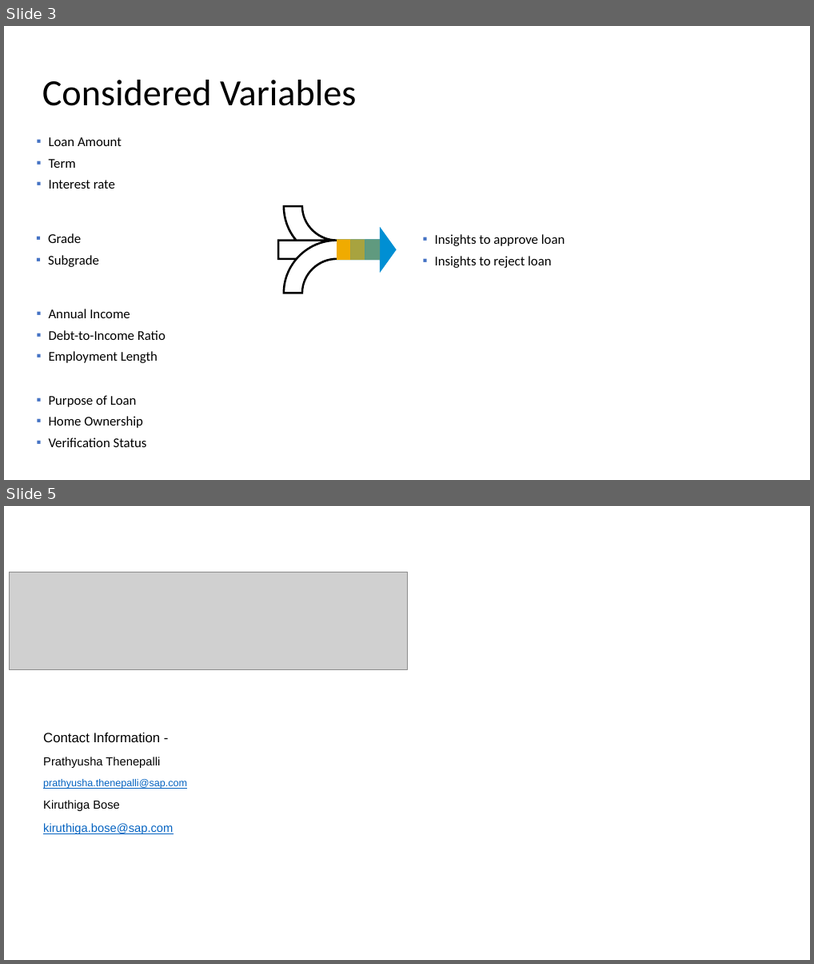
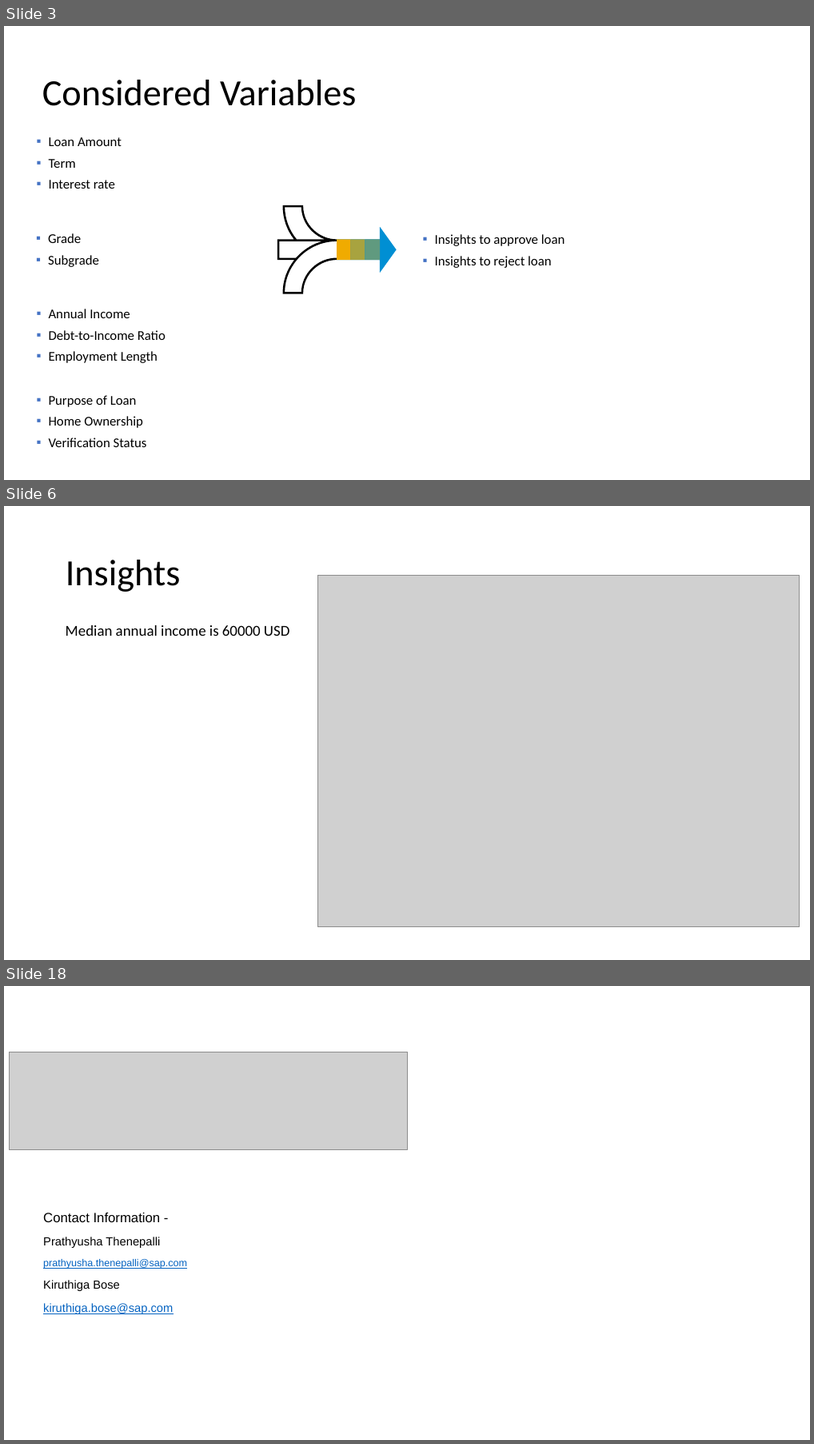
Before and after one commit to KBinSAP/LendingClub, a slide deck: Lending_Club_Case_Study.pptx. Shown one above the other, each under a label of ours: slides 3 and 5 before the commit, slides 3, 6 and 18 after it; the slides between them are not shown. The pictures are 814x964 and 814x1444 pixels, drawn with LibreOffice and Linux fonts; fonts in the diff are those of the drawing; grey boxes stand for pictures; background and template pictures are left out. Boxes give left, top, right and bottom in pixels: in the first picture for what was removed or moved away, otherwise in the second. Text is boxed around its words. In the diff, an @@ line names an element or a change of style, - is before the commit and + after.

```diff
--- a/Lending_Club_Case_Study.pptx
+++ b/Lending_Club_Case_Study.pptx
@@ slide 6 added at [4, 506, 810, 960], background #FFFFFF @@
@@ title added at [66, 560, 181, 592], 44 pt, text #000000 @@
+Insights
@@ picture added at [318, 576, 800, 927] @@
@@ text added at [66, 625, 290, 636], 18 pt, text #000000 @@
+Median annual income is 60000 USD
@@ what was slide 5 is now slide 18 @@
```
Also in this commit, not shown: 1 slide changed, 12 other slides added.
